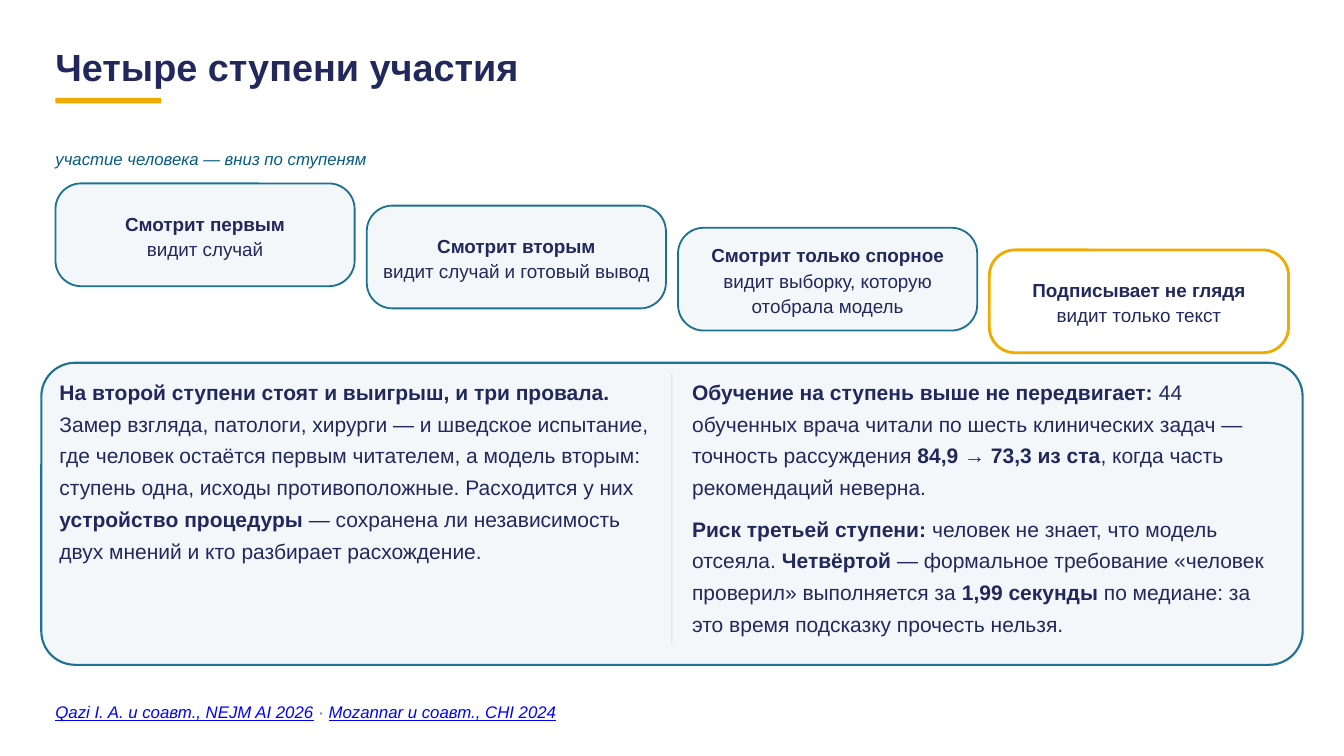
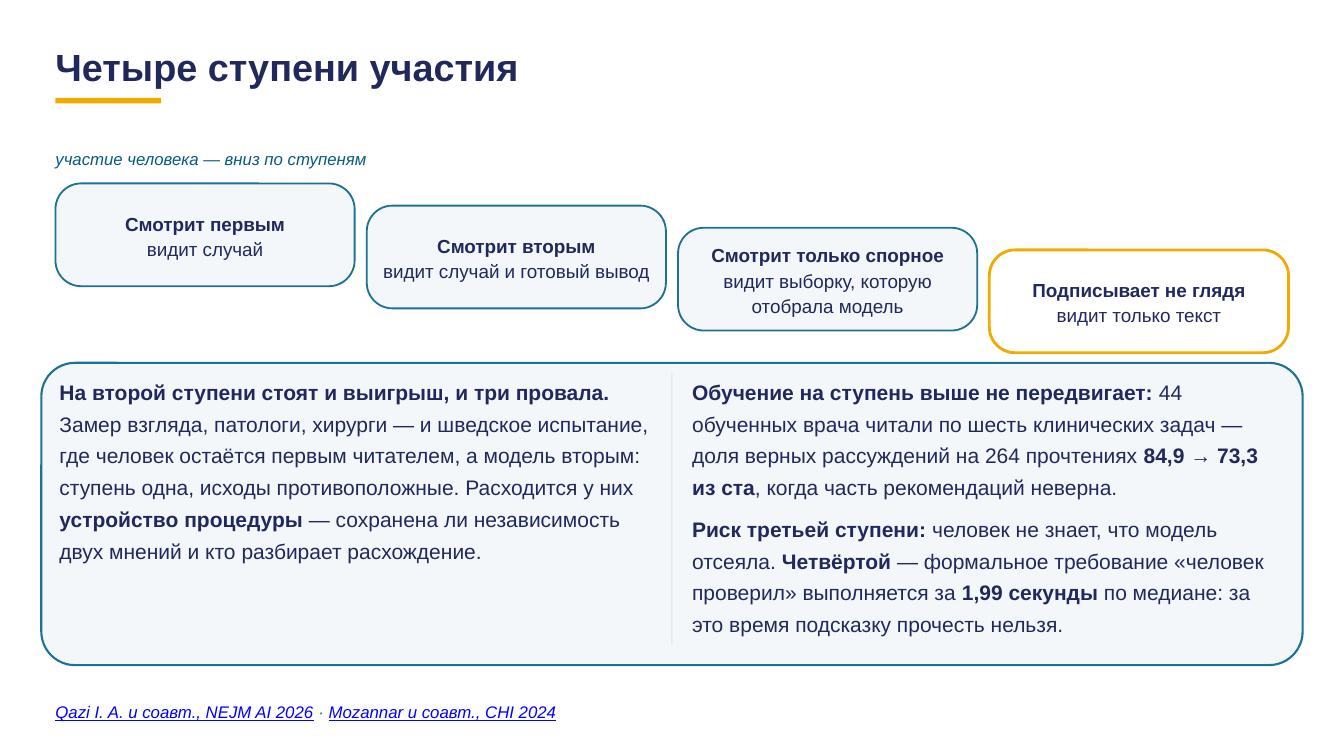
Before and after one commit to tellina-study/AI-usage-lessons, a slide deck: slide 43 of library/lectures/lec-07/rework/deck/lec-07-karkas.pptx. Drawn at 1344x756 pixels with LibreOffice and Linux fonts; fonts in the diff are those of the drawing. Boxes give left, top, right and bottom in pixels: in the first picture for what was removed or moved away, otherwise in the second. Text is boxed around its words. In the diff, an @@ line names an element or a change of style, - is before the commit and + after.

```diff
--- a/library/lectures/lec-07/rework/deck/lec-07-karkas.pptx
+++ b/library/lectures/lec-07/rework/deck/lec-07-karkas.pptx
@@ text at [692,384,1258,500]: text changed @@
-Обучение на ступень выше не передвигает: 44 обученных врача читали по шесть клинических задач — точность рассуждения 84,9 → 73,3 из ста, когда часть рекомендаций неверна.
+Обучение на ступень выше не передвигает: 44 обученных врача читали по шесть клинических задач — доля верных рассуждений на 264 прочтениях 84,9 → 73,3 из ста, когда часть рекомендаций неверна.
```
Also in this commit, not shown: 49 other slides changed, 45 other files.
